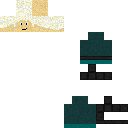
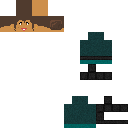
Comparing the layer stacks of the two 128×128 images. Changes:
painted on "skin.png copy" over [left=0, top=0, right=64, bottom=32]